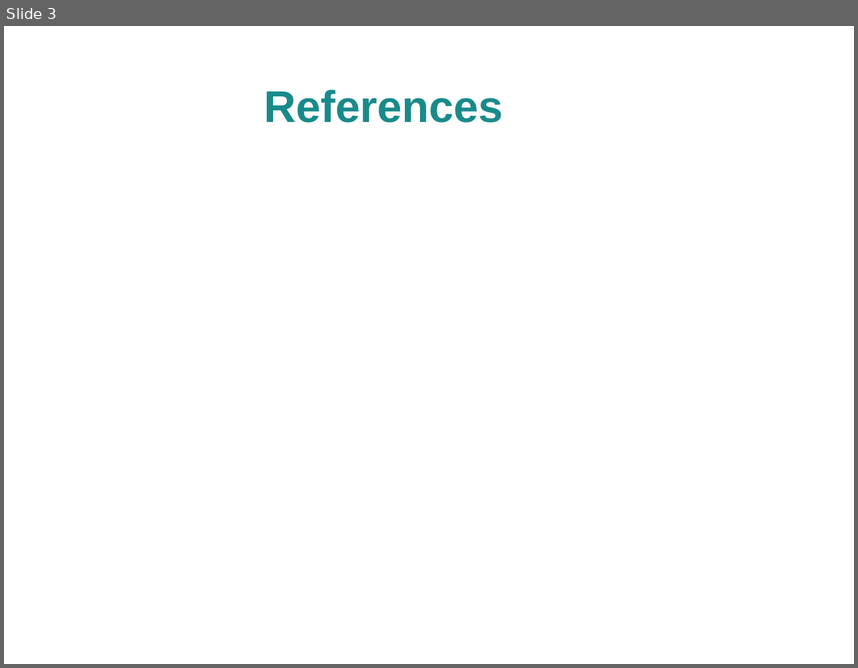
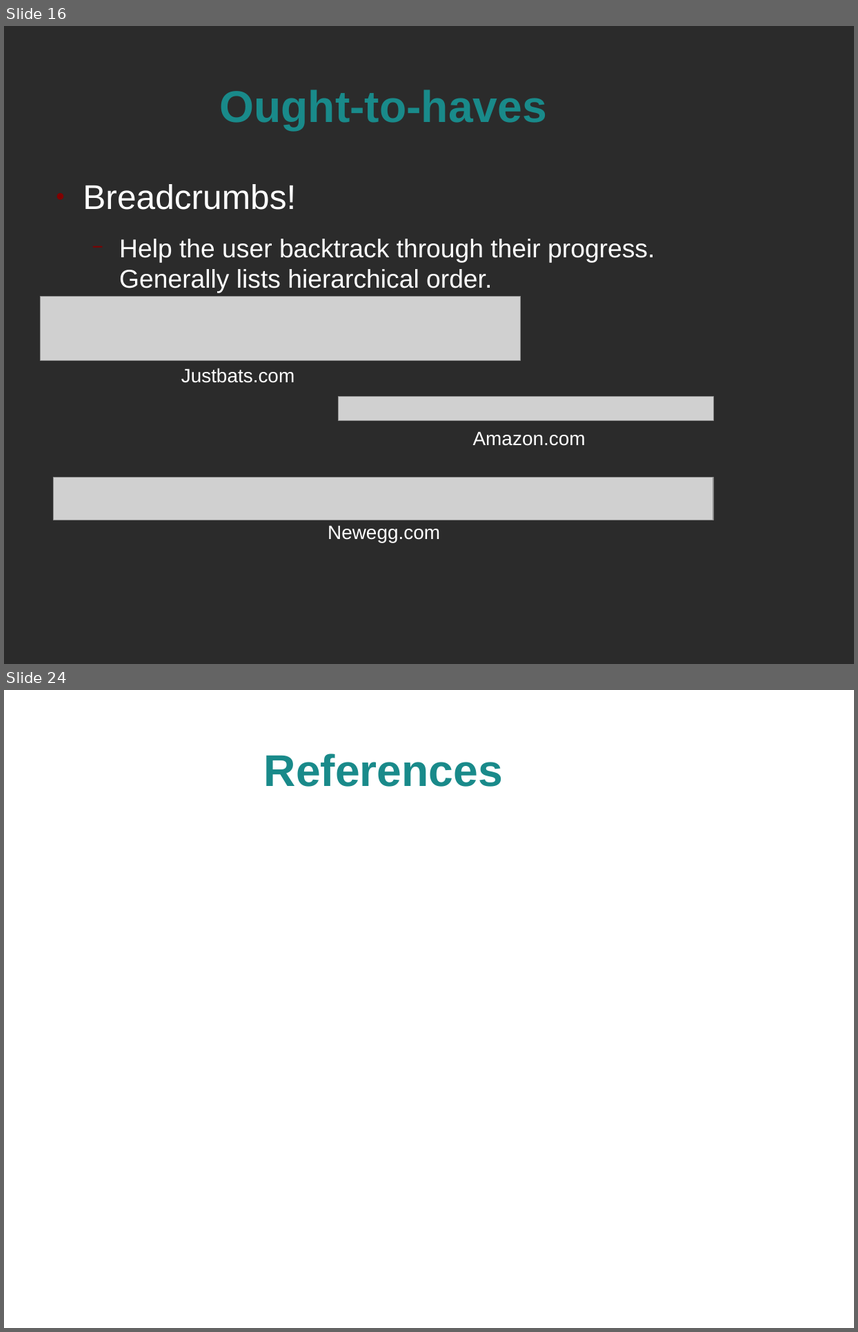
Before and after one commit to spellbindguy/Web-Development, a slide deck: Lectures/04 CSS/Styling Webpages.odp. Shown one above the other, each under a label of ours: slide 3 before the commit, slides 16 and 24 after it; the slides between them are not shown. The pictures are 858x668 and 858x1332 pixels, drawn with LibreOffice and Linux fonts; fonts in the diff are those of the drawing; grey boxes stand for pictures; background and template pictures are left out; a plain dark background stands for a picture behind light text. Boxes give left, top, right and bottom in pixels: in the first picture for what was removed or moved away, otherwise in the second. Text is boxed around its words. In the diff, an @@ line names an element or a change of style, - is before the commit and + after.

```diff
--- a/Lectures/04 CSS/Styling Webpages.odp
+++ b/Lectures/04 CSS/Styling Webpages.odp
@@ slide 16 added at [4,26,854,664], background picture (left out) @@
@@ title added at [220,89,548,130], 41.4 pt, text #198A8A, bold @@
+Ought-to-haves
@@ text added at [83,184,655,293], 24 pt, text #FFFFFF @@
+● Breadcrumbs!
+  − Help the user backtrack through their progress. Generally lists hierarchical order.
@@ picture added at [41,296,521,360] @@
@@ text added at [181,368,294,383], 18 pt, text #FFFFFF @@
+Justbats.com
@@ picture added at [339,397,714,420] @@
@@ text added at [473,431,586,446], 18 pt, text #FFFFFF @@
+Amazon.com
@@ picture added at [54,477,714,519] @@
@@ text added at [328,525,440,542], 18 pt, text #FFFFFF @@
+Newegg.com
@@ what was slide 3 is now slide 24 @@
```
Also in this commit, not shown: 1 slide changed, 21 other slides added, 1 slide removed, 1 other file.
